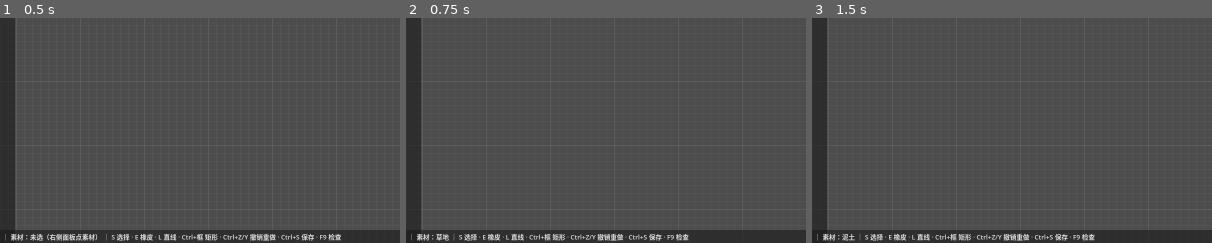
Above: before the commit, frames 1-3 (left to right).
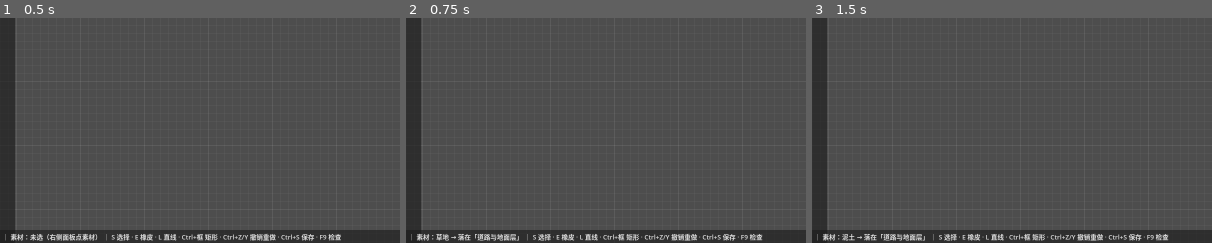
Above: after the commit, the same moments.

Repository: Xeehho/tilemason
Game: Godot game, scene res://scenes/main.tscn
The game is run twice, just before and just after one commit, with the same random seed, the same clock (stepped at 60 frames per second) and the same inputs.
Inputs (mouse positions are % of the whole screen's width and height, from its top left):
- Up to frame 1 (0.5 s): no input
- Up to frame 2 (0.75 s): click (86, 4) at 0.52 s
- Up to frame 3 (1.5 s): click (90, 4) at 1.27 s
The pictures show only the part of the screen within x 16-66%, y 50-100%; the shares and areas given below are measured in that part.

Frame 1 is identical in both runs. In frame 2, 1.6% of the frame differs, in the area x 11-90%, y 96-100%; in frame 3, 1.6%.

Commit message:
feat: 状态栏显示素材落层与锁定警示（验收体验改进）
- 选中素材后状态栏显示「素材名 → 落在『XX 层』」，锁定时追加
  「该层已锁定，放置会被拒绝」——用户随时知道操作会作用在哪一层
- 图层锁定/解锁经 layer_changed 信号实时刷新状态栏（载入新文档
  后信号重连）
- 验证：check-only 通过、冒烟通过

Co-authored-by: GLM <noreply@z.ai>

Diff:
--- a/src/main.gd
+++ b/src/main.gd
@@ -67,6 +67,7 @@
 
 	_build_layer_panel()
 	_build_status_bar()
+	_connect_status_signals()
 	refresh_status()
 
 	_preview = Sprite2D.new()
@@ -221,6 +222,7 @@
 	_view.setup(_document, _library)
 	add_child(_view)
 	_build_layer_panel() # 重绑新文档
+	_connect_status_signals()
 	refresh_status()
 	var tiles := 0
 	for layer in _document.get_layers():
@@ -909,8 +911,21 @@
 	if not _selected_asset_id.is_empty():
 		var asset := _library.get_asset(_selected_asset_id)
 		if not asset.is_empty():
-			asset_text = "%s" % asset["name"]
+			# 显示放置目标图层与锁定警示（用户验收反馈：需要知道操作会作用在哪）
+			var layer_id: String = CATEGORY_TO_LAYER.get(str(asset["category"]), "deco")
+			var layer := _document.get_layer(layer_id)
+			var layer_name := str(layer.get("name", layer_id)) if not layer.is_empty() else layer_id
+			var lock_hint := "（该层已锁定，放置会被拒绝）" if _document.is_layer_locked(layer_id) else ""
+			asset_text = "%s → 落在「%s」%s" % [asset["name"], layer_name, lock_hint]
 	_status.set_line("工具：%s ｜ 素材：%s ｜ S 选择 · E 橡皮 · L 直线 · Ctrl+框 矩形 · Ctrl+Z/Y 撤销重做 · Ctrl+S 保存 · F9 检查" % [tool, asset_text])
+
+## 图层属性变化影响素材落层提示（锁定警示），载入新文档后重连
+func _connect_status_signals() -> void:
+	if not _document.layer_changed.is_connected(_on_doc_layer_changed):
+		_document.layer_changed.connect(_on_doc_layer_changed)
+
+func _on_doc_layer_changed(_layer_id: String, _key: String) -> void:
+	refresh_status()
 
 func _eraser_layer_name() -> String:
 	var layer := _document.get_layer(_eraser_layer())
